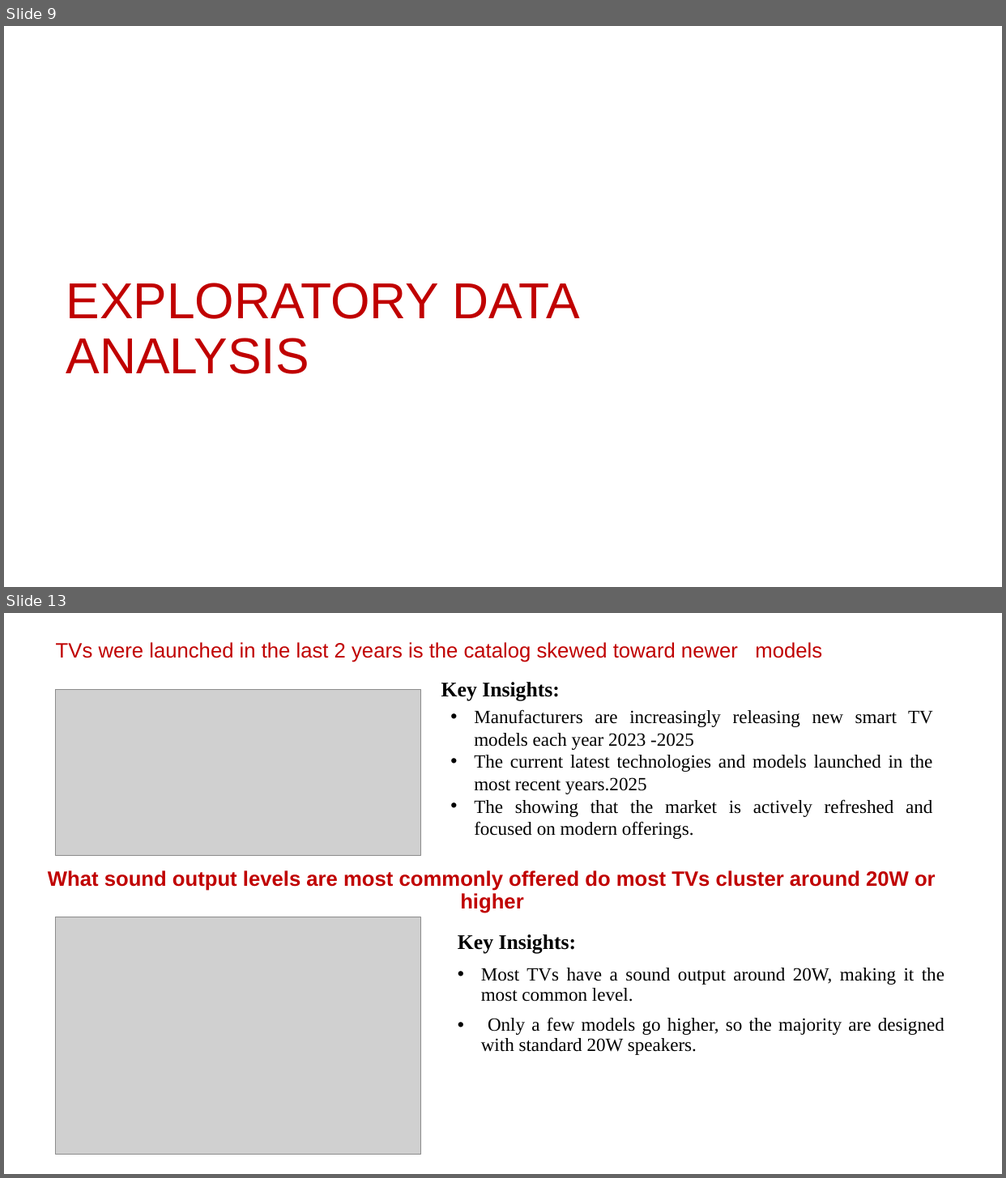
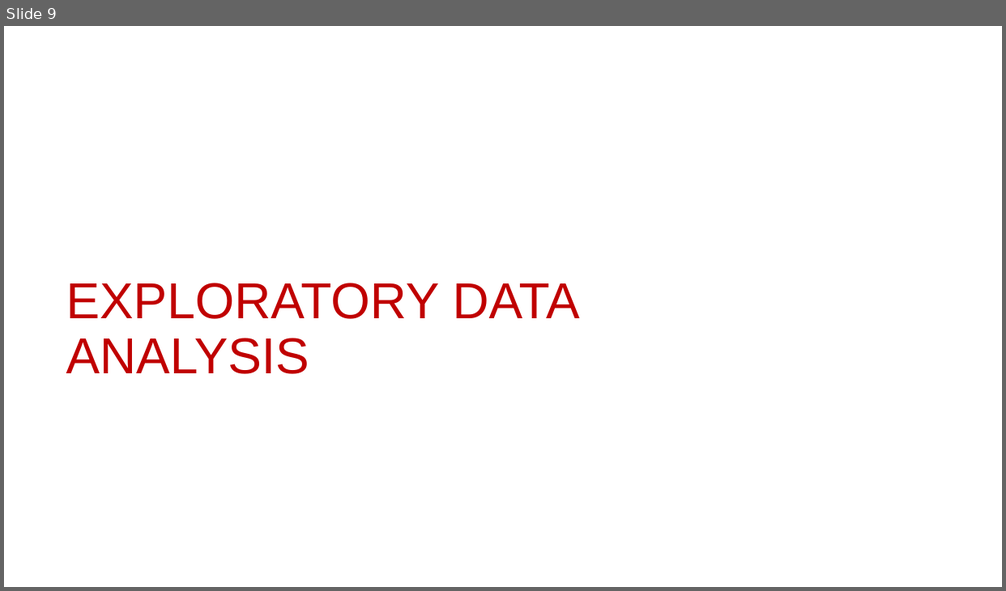
Before and after one commit to ManasaSiripurapu/smart-tv-analysis, a slide deck: SmartTV_DataAnalysis.pptx. Shown one above the other, each under a label of ours: slides 9 and 13 before the commit, slide 9 after it; the slides between them are not shown. The pictures are 1006x1178 and 1006x591 pixels, drawn with LibreOffice and Linux fonts; fonts in the diff are those of the drawing; grey boxes stand for pictures; background and template pictures are left out. Boxes give left, top, right and bottom in pixels: in the first picture for what was removed or moved away, otherwise in the second. Text is boxed around its words. In the diff, an @@ line names an element or a change of style, - is before the commit and + after.

```diff
--- a/SmartTV_DataAnalysis.pptx
+++ b/SmartTV_DataAnalysis.pptx
@@ slide 13 removed at <box>4,613,1002,1174</box>, background #FFFFFF @@
@@ text removed at <box>56,642,822,662</box> @@
-TVs were launched in the last 2 years is the catalog skewed toward newer models
@@ text removed at <box>441,682,560,701</box> @@
-Key Insights:
@@ picture removed at <box>56,690,421,855</box> @@
@@ text removed at <box>474,709,933,839</box> @@
-  • Manufacturers are increasingly releasing new smart TV models each year 2023 -2025
-  • The current latest technologies and models launched in the most recent years.2025
-  • The showing that the market is actively refreshed and focused on modern offerings.
@@ text removed at <box>48,871,936,914</box> @@
-What sound output levels are most commonly offered do most TVs cluster around 20W or higher
@@ picture removed at <box>56,917,421,1154</box> @@
@@ text removed at <box>458,935,944,1055</box> @@
-Key Insights:
-• Most TVs have a sound output around 20W, making it the most common level.
-• Only a few models go higher, so the majority are designed with standard 20W speakers.
```
Also in this commit, not shown: 20 slides changed, 1 slide added, 2 other slides removed.
